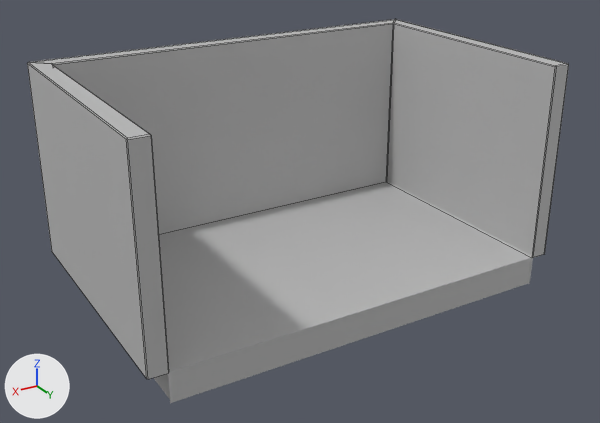
Before and after pictures for a commit that changed the FBX model Assets/Artist Assets/Models/Environment/AJ_environmentModels/RoomWalls_Floors/Room9_Walls&Floors.fbx.
The view is the same before and after, from a 50 mm camera at (19.4, 33.7, 18.5) aimed at (0.4, 2.0, 2.7). Lighting does not change. The marker at lower left points along +X, +Y and +Z. Mesh edges are drawn as thin lines on the coarser meshes. Where no turn or scale is listed for an object, it has been applied to the vertices.

In view in the first picture: 'Room9Floor1', 'Room9Wall1'.
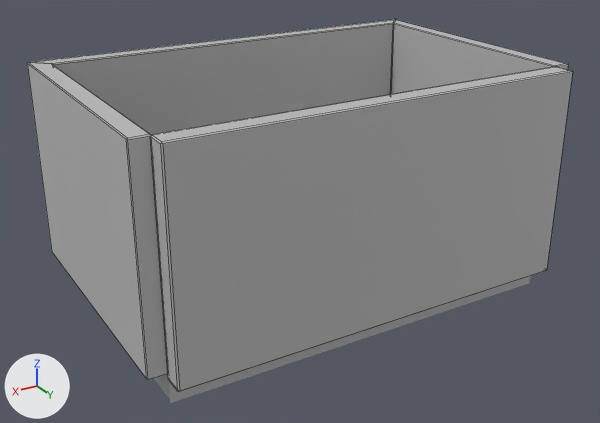
Edits to the bpy script that builds the scene:
```text
Add me_mesh_002:
    me_mesh_002.from_pydata(...)  # 24 vertices, 26 faces; spans x -9.8..9.8, y -0.5..0.5, z -5.0..5.0
    me_mesh_002.materials.append(mat_lambert1)  # grey #bcbcbc
Add ob_room9frontwall:
    ob_room9frontwall = bpy.data.objects.new('Room9FrontWall', me_mesh_002)
    ob_room9frontwall.location = (0.0, 8.15, 4.66)
```

Pixel boxes (x1, y1, x2, y2) of what changed, in the pictures (600 x 423 px):
'Room9FrontWall', added: after (150, 66, 573, 392)
'Room9Floor1', unchanged, covered by the edit: before (154, 181, 533, 404); after (154, 276, 531, 404)
